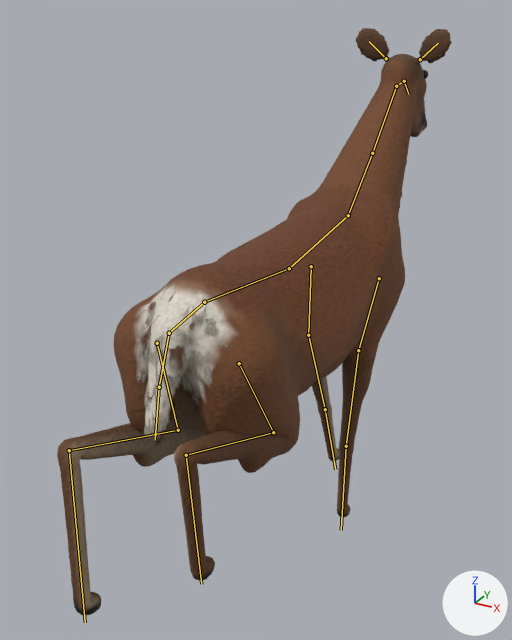
One commit to the glTF model assets/models/animals/SK_Roe.gltf: the scene before it, then after it.
Both versions are drawn from a 50 mm camera at (0.503, -1.027, 1.039) aimed at (-0.09, 0.051, 0.5). Arrows for +X, +Y and +Z are at lower right; the lights stay in place. The picture after the commit comes second. Both versions are drawn at frame 7 of the action 'run'; the numbers are the values there. The bones that bend it are drawn over the model as lines.

In view in the first picture: 'Roe', 'RoeFur'.
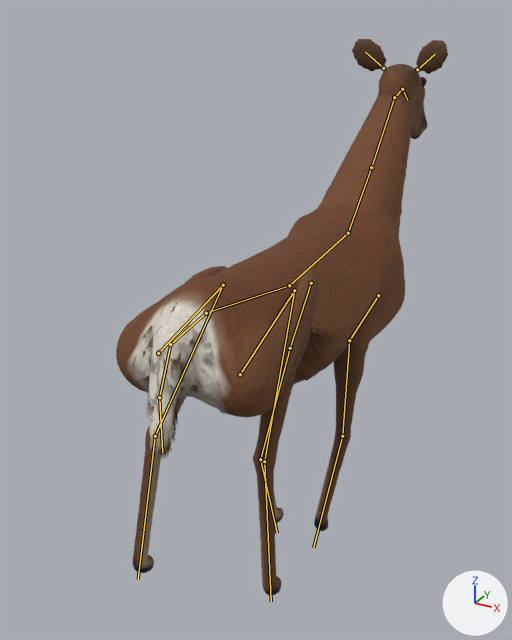
Location of each change, [x1, y1, x2, y2] in pixels of the pictures (512 x 640 px):
'Roe', posed (16% narrower)
    before: [57, 28, 452, 615]
    after: [116, 39, 449, 596]
'RoeFur', posed
    before: [135, 78, 415, 447]
    after: [132, 91, 412, 458]
bone 'hips', root to tip
    before: (169, 333) to (204, 302)
    after: (170, 344) to (206, 313)
bone 'spine', root to tip
    before: (204, 302) to (289, 268)
    after: (206, 313) to (289, 285)
bone 'chest', root to tip
    before: (289, 268) to (348, 215)
    after: (289, 285) to (348, 233)
bone 'neck', root to tip
    before: (348, 215) to (372, 153)
    after: (348, 233) to (371, 167)
bone 'head', root to tip
    before: (396, 86) to (404, 81)
    after: (394, 97) to (402, 89)
bone 'upperarm.L', root to tip
    before: (379, 278) to (358, 350)
    after: (378, 295) to (349, 340)
bone 'forearm.L', root to tip
    before: (358, 350) to (346, 446)
    after: (349, 340) to (342, 436)
bone 'hoof_f.L', root to tip
    before: (346, 446) to (341, 530)
    after: (342, 436) to (313, 547)
bone 'upperarm.R', root to tip
    before: (311, 266) to (308, 335)
    after: (311, 283) to (290, 348)
bone 'forearm.R', root to tip
    before: (308, 335) to (325, 409)
    after: (290, 348) to (260, 459)
bone 'hoof_f.R', root to tip
    before: (325, 409) to (335, 469)
    after: (260, 459) to (277, 533)
bone 'tail', root to tip
    before: (169, 333) to (159, 387)
    after: (170, 344) to (159, 397)
bone 'tail_tip', root to tip
    before: (159, 387) to (155, 439)
    after: (159, 397) to (162, 452)
bone 'thigh.L', root to tip
    before: (239, 363) to (273, 432)
    after: (240, 374) to (294, 290)
bone 'shin.L', root to tip
    before: (273, 432) to (186, 455)
    after: (294, 290) to (264, 461)
bone 'hoof_h.L', root to tip
    before: (186, 455) to (201, 584)
    after: (264, 461) to (271, 601)
bone 'thigh.R', root to tip
    before: (157, 343) to (178, 430)
    after: (158, 353) to (223, 285)
bone 'shin.R', root to tip
    before: (178, 430) to (69, 450)
    after: (223, 285) to (155, 436)
bone 'hoof_h.R', root to tip
    before: (69, 450) to (85, 622)
    after: (155, 436) to (138, 579)

What changed in the scene script:
```text
Change bone_hips:
    where bone_hips = bpy.data.objects['RoeRig'].pose.bones['hips']
    bone_hips.location: (0.0, 0.0, -0.004) -> (0.0, 0.0, -0.022)
Change bone_spine:
    where bone_spine = bpy.data.objects['RoeRig'].pose.bones['spine']  # child of 'hips'
    bone_spine.rotation_quaternion: (0.999, -0.036, 0.0, -0.005) -> (0.998, -0.061, 0.001, -0.009)  # degrees (-4, 0, -1) -> degrees (-7, 0, -1)
Change bone_chest:
    where bone_chest = bpy.data.objects['RoeRig'].pose.bones['chest']  # child of 'spine'
    bone_chest.rotation_quaternion: (1.0, 0.022, 0.0, 0.005) -> (0.999, 0.037, 0.0, 0.009)  # degrees (2, 0, 1) -> degrees (4, 0, 1)
Change bone_neck:
    where bone_neck = bpy.data.objects['RoeRig'].pose.bones['neck']  # child of 'chest'
    bone_neck.rotation_quaternion: (1.0, 0.025, 0.0, 0.0) -> (1.0, -0.015, 0.0, 0.0)  # degrees (3, 0, 0) -> degrees (-2, 0, 0)
Change bone_head:
    where bone_head = bpy.data.objects['RoeRig'].pose.bones['head']  # child of 'neck2'
    bone_head.rotation_quaternion: (1.0, -0.015, 0.0, 0.0) -> (1.0, 0.009, 0.0, 0.0)  # degrees (-2, 0, 0) -> degrees (1, 0, 0)
Change bone_upperarm_l:
    where bone_upperarm_l = bpy.data.objects['RoeRig'].pose.bones['upperarm.L']  # child of 'chest'
    bone_upperarm_l.rotation_quaternion: (0.999, -0.041, 0.0, 0.0) -> (0.917, -0.398, 0.0, 0.0)  # degrees (-5, 0, 0) -> degrees (-47, 0, 0)
Change bone_forearm_l:
    where bone_forearm_l = bpy.data.objects['RoeRig'].pose.bones['forearm.L']  # child of 'upperarm.L'
    bone_forearm_l.rotation_quaternion: (1.0, 0.01, 0.0, 0.0) -> (0.906, 0.423, 0.0, 0.0)  # degrees (1, 0, 0) -> degrees (50, 0, 0)
Change bone_hoof_f_l:
    where bone_hoof_f_l = bpy.data.objects['RoeRig'].pose.bones['hoof_f.L']  # child of 'forearm.L'
    bone_hoof_f_l.rotation_quaternion: (1.0, 0.0, 0.0, 0.0) -> (0.944, -0.329, 0.0, 0.0)  # degrees (0, 0, 0) -> degrees (-38, 0, 0)
Change bone_upperarm_r:
    where bone_upperarm_r = bpy.data.objects['RoeRig'].pose.bones['upperarm.R']  # child of 'chest'
    bone_upperarm_r.rotation_quaternion: (0.986, 0.165, 0.0, 0.0) -> (0.988, -0.157, 0.0, 0.0)  # degrees (19, 0, 0) -> degrees (-18, 0, 0)
Change bone_forearm_r:
    where bone_forearm_r = bpy.data.objects['RoeRig'].pose.bones['forearm.R']  # child of 'upperarm.R'
    bone_forearm_r.rotation_quaternion: (0.999, -0.041, 0.0, 0.0) -> (0.975, -0.222, 0.0, 0.0)  # degrees (-5, 0, 0) -> degrees (-26, 0, 0)
Change bone_hoof_f_r:
    where bone_hoof_f_r = bpy.data.objects['RoeRig'].pose.bones['hoof_f.R']  # child of 'forearm.R'
    bone_hoof_f_r.rotation_quaternion: (1.0, 0.0, 0.0, 0.0) -> (0.89, 0.456, 0.0, 0.0)  # degrees (0, 0, 0) -> degrees (54, 0, 0)
Change bone_tail:
    where bone_tail = bpy.data.objects['RoeRig'].pose.bones['tail']  # child of 'hips'
    bone_tail.rotation_quaternion: (0.997, 0.066, -0.003, -0.041) -> (0.998, 0.0, 0.0, -0.07)  # degrees (8, 0, -5) -> degrees (0, 0, -8)
Change bone_tail_tip:
    where bone_tail_tip = bpy.data.objects['RoeRig'].pose.bones['tail_tip']  # child of 'tail'
    bone_tail_tip.rotation_quaternion: (1.0, 0.0, 0.0, 0.017) -> (0.998, 0.0, 0.0, -0.068)  # degrees (0, 0, 2) -> degrees (0, 0, -8)
Change bone_thigh_l:
    where bone_thigh_l = bpy.data.objects['RoeRig'].pose.bones['thigh.L']  # child of 'hips'
    bone_thigh_l.rotation_quaternion: (0.997, -0.082, 0.0, 0.0) -> (0.817, 0.576, 0.0, 0.0)  # degrees (-9, 0, 0) -> degrees (70, 0, 0)
Change bone_shin_l:
    where bone_shin_l = bpy.data.objects['RoeRig'].pose.bones['shin.L']  # child of 'thigh.L'
    bone_shin_l.rotation_quaternion: (0.86, -0.51, 0.0, 0.0) -> (0.883, -0.468, 0.0, 0.0)  # degrees (-61, 0, 0) -> degrees (-56, 0, 0)
Change bone_hoof_h_l:
    where bone_hoof_h_l = bpy.data.objects['RoeRig'].pose.bones['hoof_h.L']  # child of 'shin.L'
    bone_hoof_h_l.rotation_quaternion: (0.801, 0.599, 0.0, 0.0) -> (0.976, -0.218, 0.0, 0.0)  # degrees (74, 0, 0) -> degrees (-25, 0, 0)
Change bone_thigh_r:
    where bone_thigh_r = bpy.data.objects['RoeRig'].pose.bones['thigh.R']  # child of 'hips'
    bone_thigh_r.rotation_quaternion: (0.979, -0.204, 0.0, 0.0) -> (0.844, 0.536, 0.0, 0.0)  # degrees (-24, 0, 0) -> degrees (65, 0, 0)
Change bone_shin_r:
    where bone_shin_r = bpy.data.objects['RoeRig'].pose.bones['shin.R']  # child of 'thigh.R'
    bone_shin_r.rotation_quaternion: (0.917, -0.4, 0.0, 0.0) -> (0.846, -0.533, 0.0, 0.0)  # degrees (-47, 0, 0) -> degrees (-64, 0, 0)
Change bone_hoof_h_r:
    where bone_hoof_h_r = bpy.data.objects['RoeRig'].pose.bones['hoof_h.R']  # child of 'shin.R'
    bone_hoof_h_r.rotation_quaternion: (0.881, 0.474, 0.0, 0.0) -> (0.986, -0.166, 0.0, 0.0)  # degrees (57, 0, 0) -> degrees (-19, 0, 0)
```
